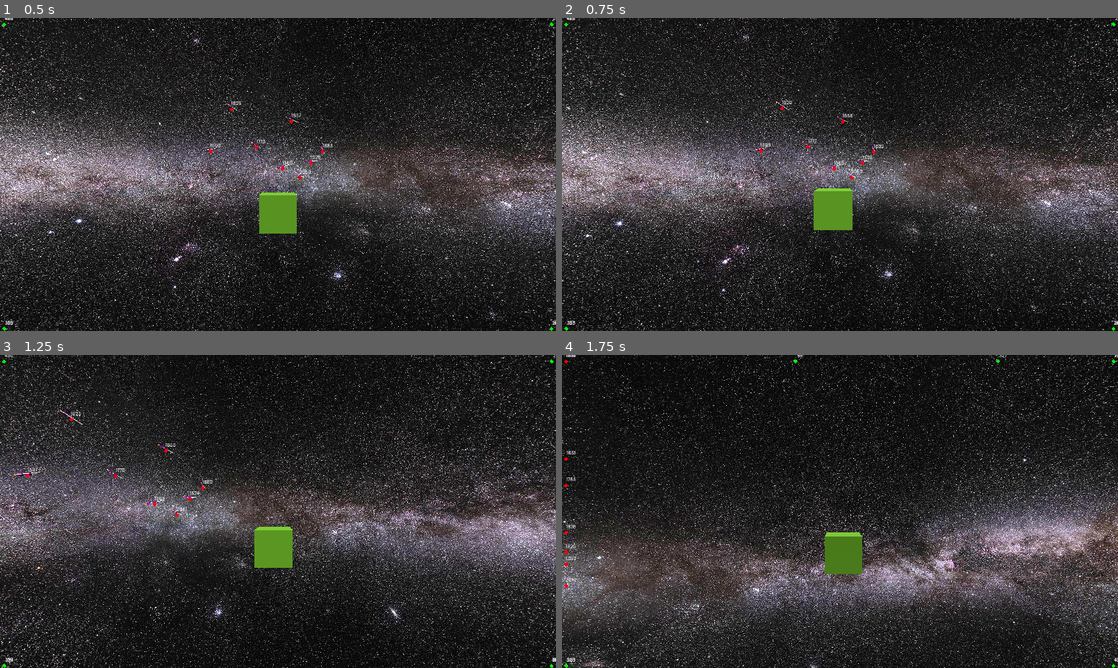
Above: before the commit, frames 1-4 (two rows, left to right).
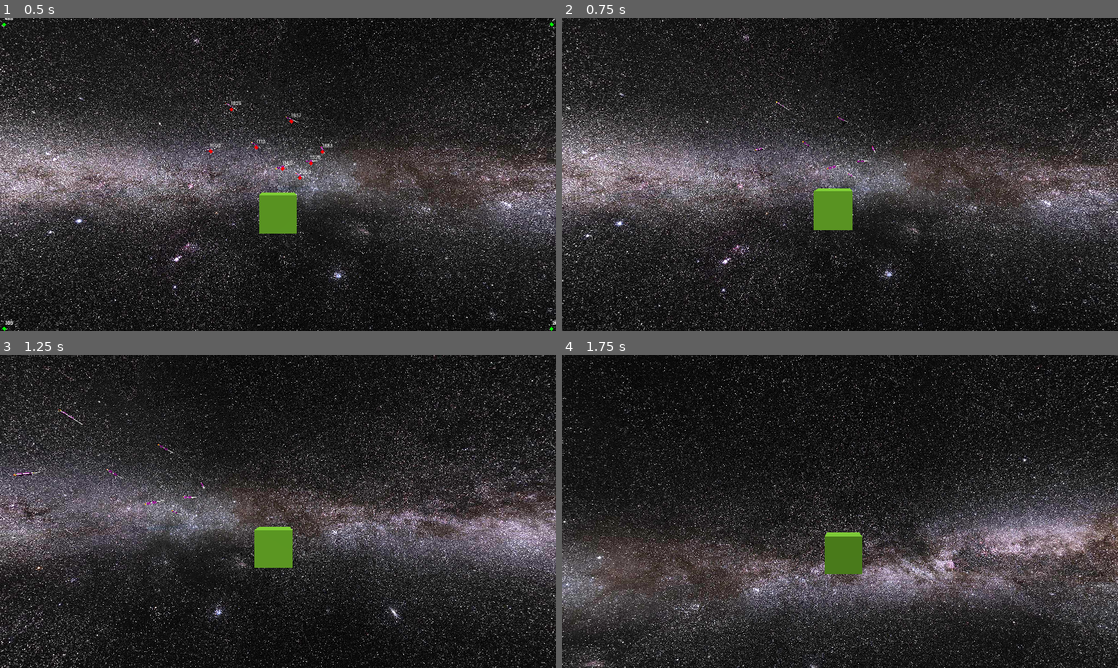
Above: after the commit, the same moments.

Repository: david-andrew/Aberration
Game: Godot game, scene res://battle2.tscn
The game is run twice, just before and just after one commit, with the same random seed, the same clock (stepped at 60 frames per second) and the same inputs.
Inputs:
- Up to frame 1 (0.5 s): no input
- Up to frame 2 (0.75 s): tap Enter (enter) at 0.5 s; hold Right (right) from 0.53 s (still down); hold A (a) from 0.53 s (still down)
- Up to frame 3 (1.25 s): keep holding Right (right); keep holding A (a); tap Ctrl (ctrl) at 0.8 s
- Up to frame 4 (1.75 s): release Right (right) at 1.28 s; release A (a) at 1.28 s; hold Down (down) from 1.28 s (still down); tap Ctrl (ctrl) at 1.35 s; tap D (d) at 1.55 s

Frame 1 is identical in both runs. In frame 2, 0.2% of the frame differs, in the area x 0-100%, y 0-100%; in frame 3, 0.2%; in frame 4, 0.2%.

Commit message:
added option to toggle hud. allow toggling fullscreen via escape

Diff:
--- a/project.godot
+++ b/project.godot
@@ -10,7 +10,7 @@
 
 [application]
 
-config/name="SilverVoid"
+config/name="Silver Void"
 run/main_scene="res://battle2.tscn"
 config/features=PackedStringArray("4.2", "GL Compatibility")
 config/icon="res://icon.svg"
@@ -24,6 +24,7 @@
 
 window/size/viewport_width=1280
 window/size/viewport_height=720
+window/size/mode=3
 window/stretch/mode="viewport"
 window/stretch/aspect="expand"
 
@@ -111,6 +112,11 @@
 "events": [Object(InputEventKey,"resource_local_to_scene":false,"resource_name":"","device":-1,"window_id":0,"alt_press …(182 unchanged characters)…
 ]
 }
+escape={
+"deadzone": 0.5,
+"events": [Object(InputEventKey,"resource_local_to_scene":false,"resource_name":"","device":-1,"window_id":0,"alt_pressed":false,"shift_pressed":false,"ctrl_pressed":false,"meta_pressed":false,"pressed":false,"keycode":0,"physical_keycode":4194305,"key_label":0,"unicode":0,"echo":false,"script":null)
+]
+}
 
 [layer_names]
 
--- a/scripts/GameMaster.gd
+++ b/scripts/GameMaster.gd
@@ -58,8 +58,16 @@
 	#chase_camera.prev_test_position = chase_camera.global_position
 
 func _physics_process(_delta):
+	# handle too many bullets
 	if total_bullets > MAX_BULLETS:
 		cull_bullets()
+
+	# lesten for leaving fullscreen
+	if Input.is_action_just_pressed("escape"):
+		if DisplayServer.window_get_mode() == DisplayServer.WINDOW_MODE_FULLSCREEN:
+			DisplayServer.window_set_mode(DisplayServer.WINDOW_MODE_WINDOWED)
+		else:
+			DisplayServer.window_set_mode(DisplayServer.WINDOW_MODE_FULLSCREEN)
 
 func add_bullet() -> int:
 	total_bullets += 1
--- a/scripts/ShipTrackers.gd
+++ b/scripts/ShipTrackers.gd
@@ -12,6 +12,8 @@
 var ally_dists: Array[Label]
 
 var label_settings: LabelSettings
+
+var hud_visible: bool = true
 
 #DEBUG:
 #var largetship7: ShipCore
@@ -62,6 +64,21 @@
 
 
 func _physics_process(_delta):
+	if Input.is_action_just_pressed("enter"):
+		hud_visible = !hud_visible
+		for rect in enemy_rects:
+			rect.visible = hud_visible
+		for dist_label in enemy_dists:
+			dist_label.visible = hud_visible
+		for rect in ally_rects:
+			rect.visible = hud_visible
+		for dist_label in ally_dists:
+			dist_label.visible = hud_visible
+
+
+	if not hud_visible:
+		return
+
 	var camera_forward = camera.global_basis * Vector3.FORWARD
 	for i in range(len(enemy_rects)):
 		var enemy = enemies[i]
Not shown, changed: export_presets.cfg
